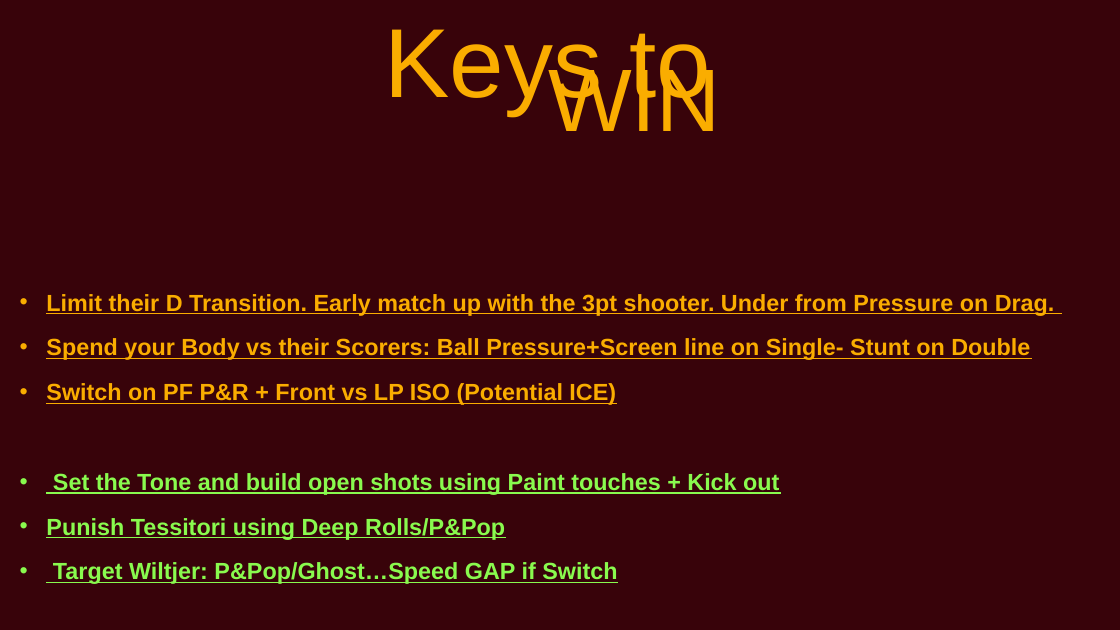
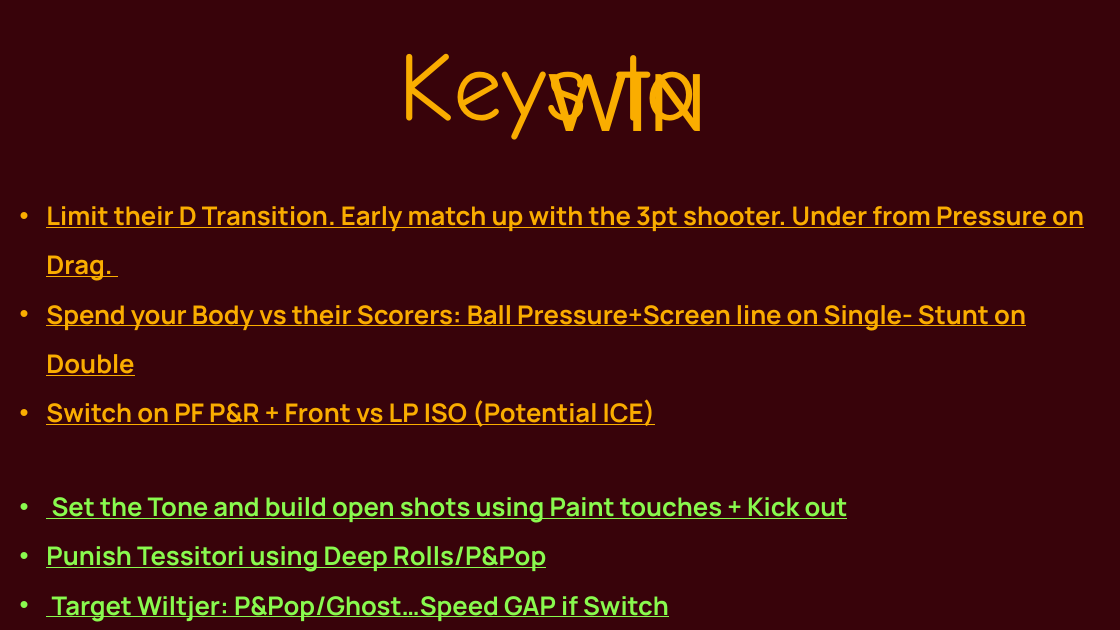
Before and after one commit to martinig94/bc-roma-scouting, a slide deck: slide 3 of template.pptx. Drawn at 1120x630 pixels with LibreOffice and Linux fonts; fonts in the diff are those of the drawing; background and template pictures are left out. Boxes give left, top, right and bottom in pixels: in the first picture for what was removed or moved away, otherwise in the second. Text is boxed around its words. In the diff, an @@ line names an element or a change of style, - is before the commit and + after.

```diff
--- a/template.pptx
+++ b/template.pptx
@@ text "WIN" at [548, 57, 706, 131]: font Arial to Calibri @@
@@ text "Keys to": place and size @@
-text "Keys to" at [385, 29, 711, 115]
+text "Keys to" at [399, 54, 697, 140]
@@ text "Keys to" at [399, 54, 697, 140]: font Arial to Comic Neue @@
@@ text "Limit their D Transition. Early ...": place and size @@
-text "Limit their D Transition. Early ..." at [46, 294, 1055, 584]
+text "Limit their D Transition. Early ..." at [46, 206, 1084, 622]
@@ text "Limit their D Transition. Early ..." at [46, 206, 1084, 622]: size 20 to 22 pt, font Arial to Manrope @@
```
Also in this commit, not shown: 6 other slides changed, 1 other file.
